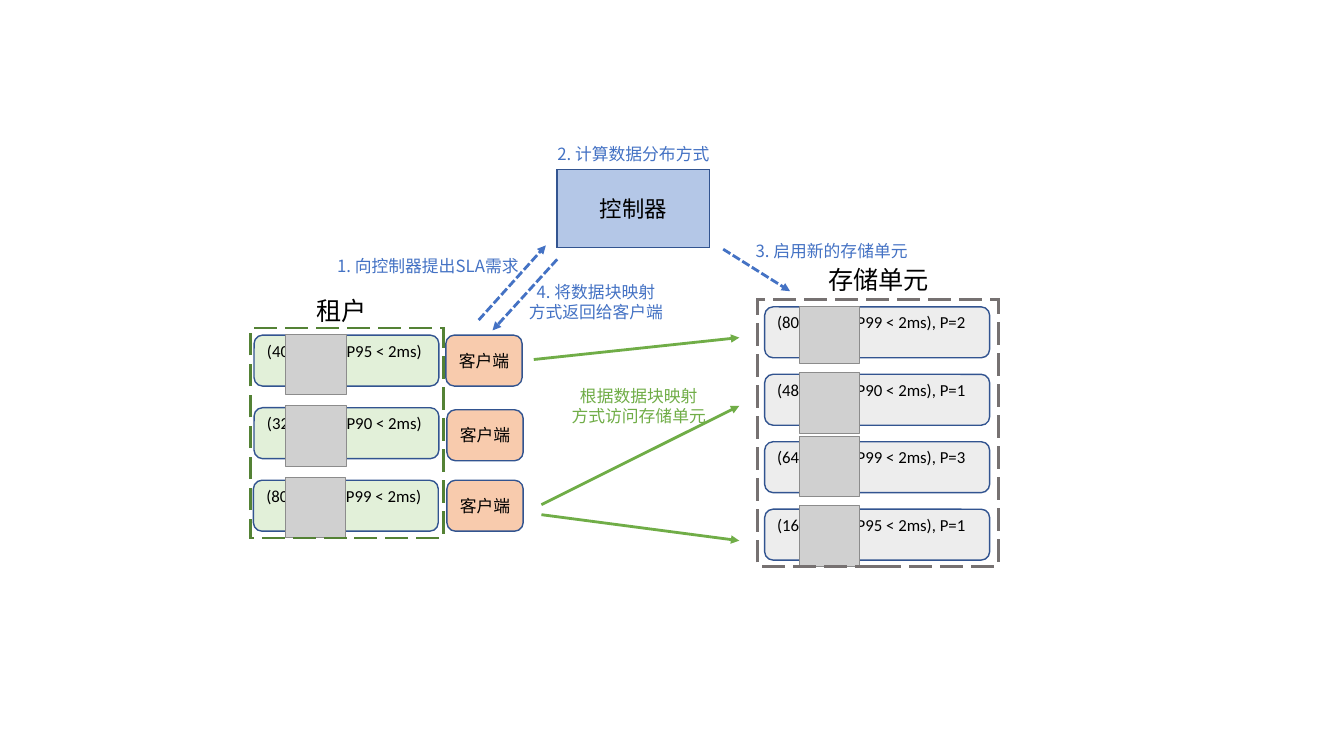
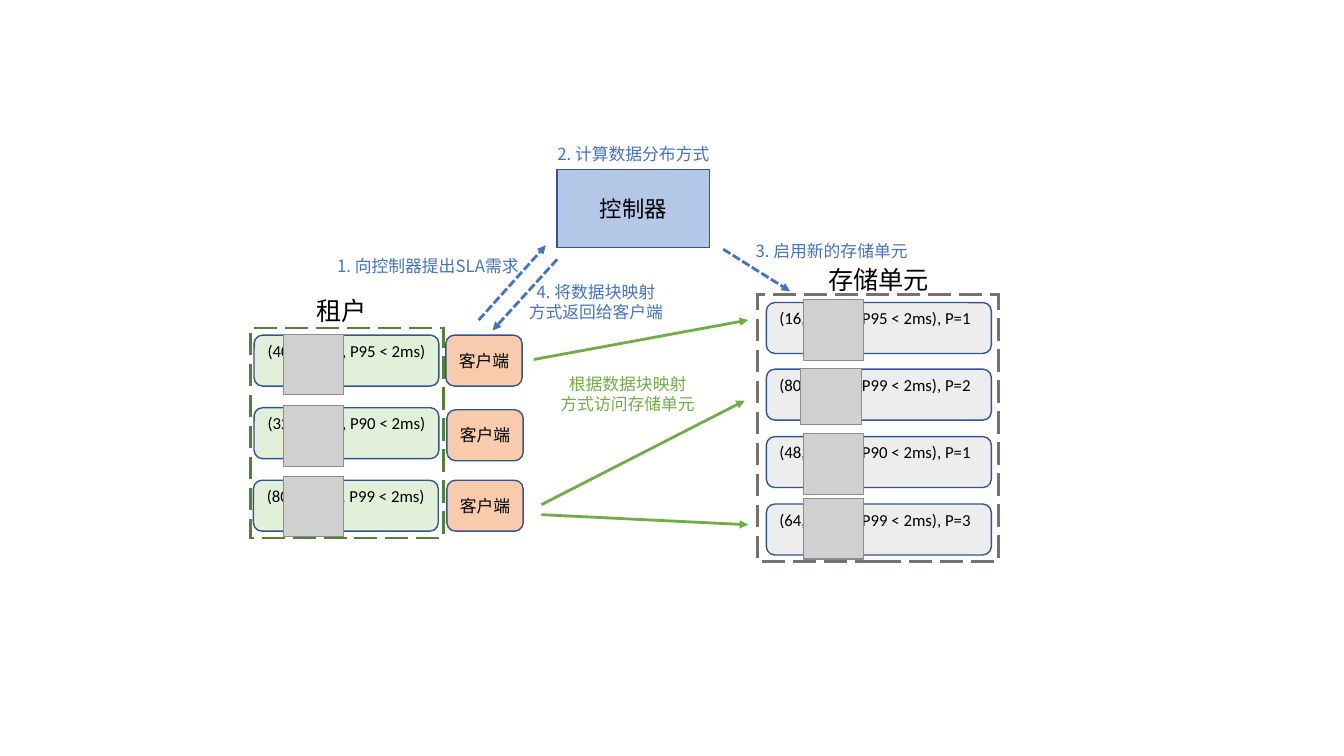
Before and after one commit to fandahao17/undergrad-thesis, a slide deck: slide 1 of figures/figures.pptx. Drawn at 1344x756 pixels with LibreOffice and Linux fonts; fonts in the diff are those of the drawing; grey boxes stand for pictures. Boxes give left, top, right and bottom in pixels: in the first picture for what was removed or moved away, otherwise in the second. Text is boxed around its words. In the diff, an @@ line names an element or a change of style, - is before the commit and + after.

Commit message:
design: Update overview figure

```diff
--- a/figures/figures.pptx
+++ b/figures/figures.pptx
@@ rectangle moved from (x1=758, y1=299, x2=999, y2=567) to (x1=758, y1=295, x2=999, y2=563) @@
@@ arrow moved from (534, 360) - (739, 338) to (534, 360) - (748, 321) @@
@@ rounded rectangle "(16,aaaaaa, P95 < 2ms), P=1" moved from (x1=765, y1=509, x2=990, y2=561) to (x1=766, y1=302, x2=991, y2=354) @@
@@ text in rounded rectangle at (x1=779, y1=311, x2=970, y2=329): text changed @@
-(16, , P95 < 2ms), P=1
+(16,aaaaaa, P95 < 2ms), P=1
@@ picture moved from (x1=800, y1=506, x2=860, y2=567) to (x1=804, y1=300, x2=864, y2=361) @@
@@ text in rounded rectangle at (x1=268, y1=343, x2=426, y2=361): text changed @@
-(40, , P95 < 2ms)
+(40,aaaaaa, P95 < 2ms)
@@ text "根据数据块映射" moved from (x1=572, y1=388, x2=706, y2=427) to (x1=560, y1=376, x2=694, y2=412) @@
@@ text in rounded rectangle at (x1=779, y1=377, x2=970, y2=395): text changed @@
-(80, , P99 < 2ms), P=2
+(80,aaaaaa, P99 < 2ms), P=2
@@ text in rounded rectangle at (x1=268, y1=416, x2=426, y2=434): text changed @@
-(32, , P90 < 2ms)
+(32,aaaaaa, P90 < 2ms)
@@ arrow moved from (541, 505) - (739, 406) to (541, 505) - (745, 401) @@
@@ rounded rectangle "(48,aaaaaa, P90 < 2ms), P=1" moved from (x1=765, y1=374, x2=990, y2=425) to (x1=766, y1=437, x2=991, y2=488) @@
@@ text in rounded rectangle at (x1=779, y1=445, x2=970, y2=463): text changed @@
-(48, , P90 < 2ms), P=1
+(48,aaaaaa, P90 < 2ms), P=1
@@ picture moved from (x1=800, y1=373, x2=860, y2=434) to (x1=804, y1=434, x2=864, y2=494) @@
@@ text in rounded rectangle at (x1=267, y1=488, x2=425, y2=506): text changed @@
-(80, , P99 < 2ms)
+(80,aaaaaa, P99 < 2ms)
@@ 2 rounded rectangles, 1 picture moved together from (x1=765, y1=307, x2=990, y2=493) to (x1=766, y1=369, x2=991, y2=556) @@
@@ picture moved from (x1=800, y1=437, x2=860, y2=497) to (x1=804, y1=499, x2=864, y2=560) @@
@@ arrow moved from (541, 515) - (739, 540) to (541, 515) - (748, 525) @@
@@ text in rounded rectangle at (x1=779, y1=512, x2=970, y2=530): text changed @@
-(64, , P99 < 2ms), P=3
+(64,aaaaaa, P99 < 2ms), P=3
```
